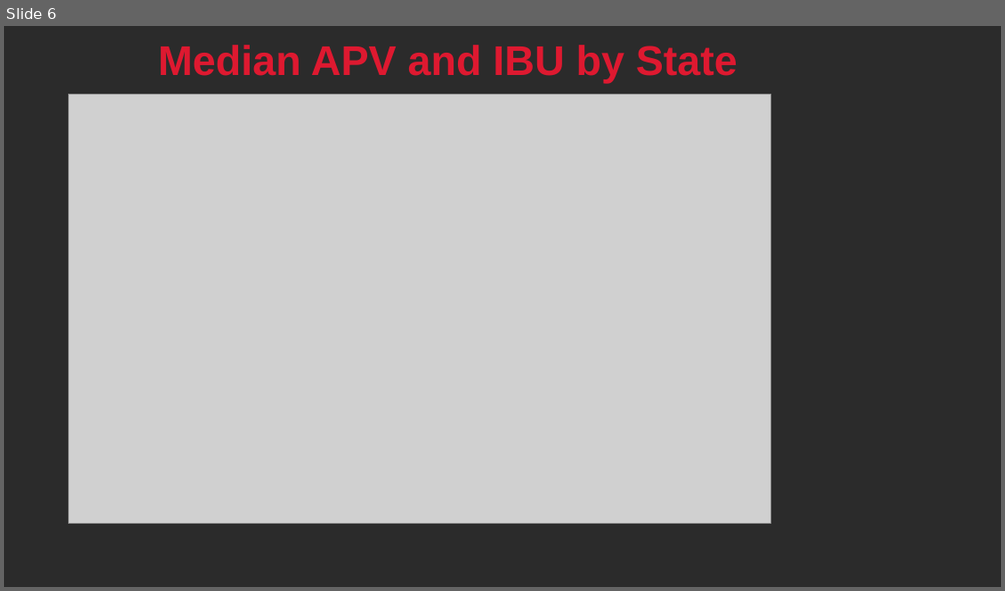
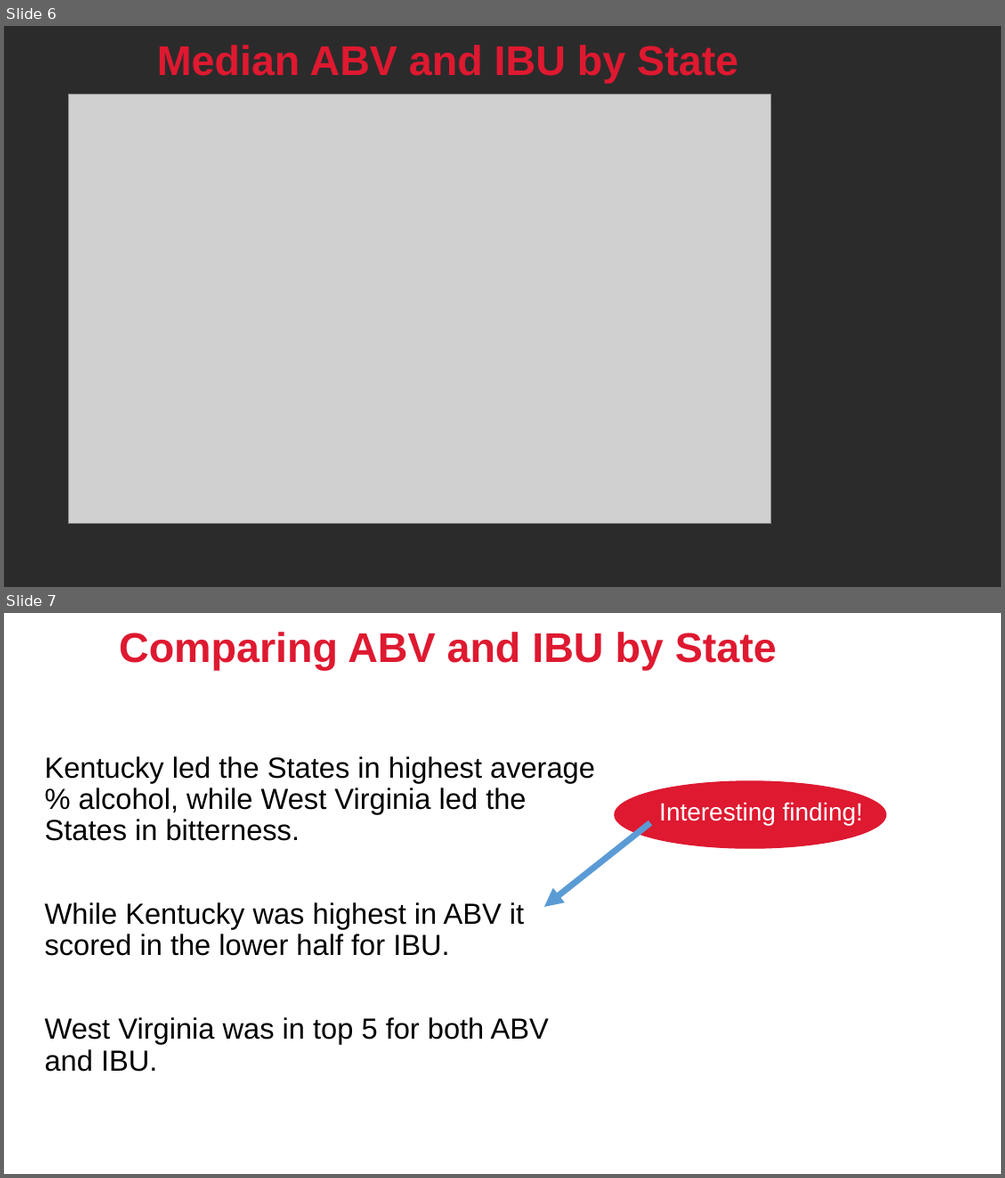
Before and after one commit to troymcsimov/6306, a slide deck: Case Study 1/EDA slides-1.pptx. Shown one above the other, each under a label of ours: slide 6 before the commit, slides 6 and 7 after it. The pictures are 1005x591 and 1005x1178 pixels, drawn with LibreOffice and Linux fonts; fonts in the diff are those of the drawing; grey boxes stand for pictures; background and template pictures are left out; a plain dark background stands for a picture behind light text. Boxes give left, top, right and bottom in pixels: in the first picture for what was removed or moved away, otherwise in the second. Text is boxed around its words. In the diff, an @@ line names an element or a change of style, - is before the commit and + after.

```diff
--- a/Case Study 1/EDA slides-1.pptx
+++ b/Case Study 1/EDA slides-1.pptx
@@ slide 7 added at <box>4,613,1001,1174</box>, background picture (left out) @@
@@ title added at <box>119,632,777,670</box>, 40 pt, text #DE1930, bold @@
+Comparing ABV and IBU by State
@@ text added at <box>45,756,595,1071</box>, 28 pt, text #000000 @@
+Kentucky led the States in highest average % alcohol, while West Virginia led the States in bitterness.
+While Kentucky was highest in ABV it scored in the lower half for IBU.
+West Virginia was in top 5 for both ABV and IBU.
@@ ellipse added at <box>615,781,886,849</box>, fill #DE1930, outline #DE1930 1 pt @@
@@ arrow added from (650, 823) to (544, 907), #5B9BD5 6 pt @@
@@ text added at <box>659,802,863,825</box>, 24 pt, text #FFFFFF @@
+  Interesting finding!
@@ slide 6 changed as well @@
@@ title at <box>157,45,738,83</box>: text changed @@
-Median APV and IBU by State
+Median ABV and IBU by State
```
Also in this commit, not shown: 6 other slides changed, 2 other slides added, 1 slide removed.
